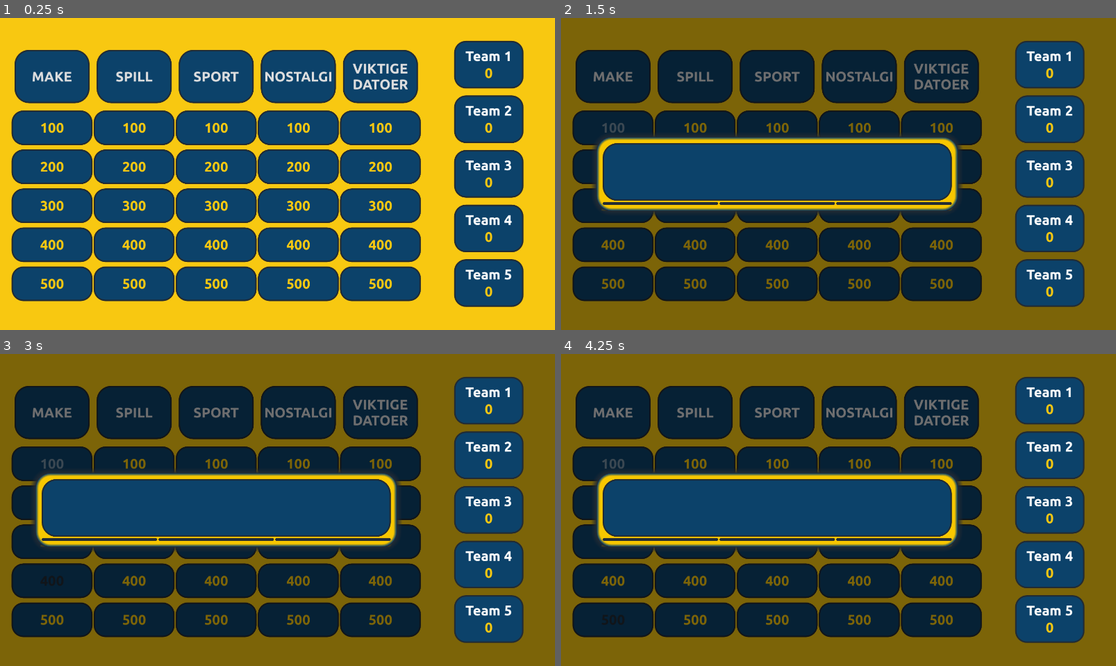
Above: before the commit, frames 1-4 (two rows, left to right).
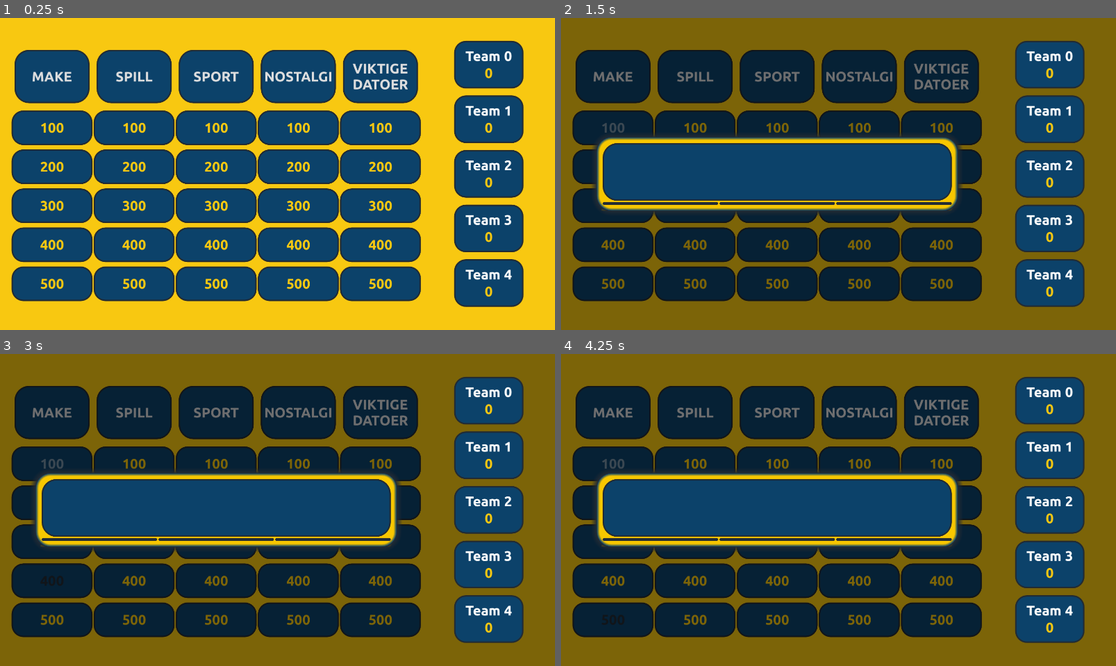
Above: after the commit, the same moments.

Repository: RobeThor/Makeopardy
Game: Godot game, scene res://scenes/game_screen.tscn
Same seed, same stepped clock (60 frames per second), same inputs: the game is played once before the commit and once after it.
Inputs:
- Up to frame 1 (0.25 s): no input
- Up to frame 2 (1.5 s): click "100" at 0.5 s; click "200" at 1.25 s
- Up to frame 3 (3 s): click "300" at 2 s; click "400" at 2.75 s
- Up to frame 4 (4.25 s): click "500" at 3.5 s

The runs differ from the first frame. In frame 1, 0.1% of the frame differs, in the area x 90-93%, y 10-84%; in frame 2, 0.1%; in frame 3, 0.1%; in frame 4, 0.1%.

Commit message:
Everything except team names

Diff:
--- a/project.godot
+++ b/project.godot
@@ -28,6 +28,34 @@
 
 project/assembly_name="Makeopardy"
 
+[input]
+
+button_0={
+"deadzone": 0.2,
+"events": [Object(InputEventKey,"resource_local_to_scene":false,"resource_name":"","device":-1,"window_id":0,"alt_pressed":false,"shift_pressed":false,"ctrl_pressed":false,"meta_pressed":false,"pressed":false,"keycode":0,"physical_keycode":48,"key_label":0,"unicode":48,"location":0,"echo":false,"script":null)
+]
+}
+button_1={
+"deadzone": 0.2,
+"events": [Object(InputEventKey,"resource_local_to_scene":false,"resource_name":"","device":-1,"window_id":0,"alt_pressed":false,"shift_pressed":false,"ctrl_pressed":false,"meta_pressed":false,"pressed":false,"keycode":0,"physical_keycode":49,"key_label":0,"unicode":49,"location":0,"echo":false,"script":null)
+]
+}
+button_2={
+"deadzone": 0.2,
+"events": [Object(InputEventKey,"resource_local_to_scene":false,"resource_name":"","device":-1,"window_id":0,"alt_pressed":false,"shift_pressed":false,"ctrl_pressed":false,"meta_pressed":false,"pressed":false,"keycode":0,"physical_keycode":50,"key_label":0,"unicode":50,"location":0,"echo":false,"script":null)
+]
+}
+button_3={
+"deadzone": 0.2,
+"events": [Object(InputEventKey,"resource_local_to_scene":false,"resource_name":"","device":-1,"window_id":0,"alt_pressed":false,"shift_pressed":false,"ctrl_pressed":false,"meta_pressed":false,"pressed":false,"keycode":0,"physical_keycode":51,"key_label":0,"unicode":51,"location":0,"echo":false,"script":null)
+]
+}
+button_4={
+"deadzone": 0.2,
+"events": [Object(InputEventKey,"resource_local_to_scene":false,"resource_name":"","device":-1,"window_id":0,"alt_pressed":false,"shift_pressed":false,"ctrl_pressed":false,"meta_pressed":false,"pressed":false,"keycode":0,"physical_keycode":52,"key_label":0,"unicode":52,"location":0,"echo":false,"script":null)
+]
+}
+
 [rendering]
 
 renderer/rendering_method="gl_compatibility"
--- a/scenes/team.tscn
+++ b/scenes/team.tscn
@@ -23,6 +23,16 @@
 default_font_size = 48
 RichTextLabel/colors/default_color = Color(0.972549, 0.784314, 0.0666667, 1)
 RichTextLabel/styles/normal = null
+
+[sub_resource type="Gradient" id="Gradient_jn8yb"]
+offsets = PackedFloat32Array(0, 0.413793, 0.655172, 0.801724, 1)
+colors = PackedColorArray(1, 1, 1, 1, 0.851018, 0.851018, 0.851018, 1, 0.556034, 0.556034, 0.556034, 1, 0.212305, 0.212305, 0.212305, 1, 0, 0, 0, 1)
+
+[sub_resource type="GradientTexture2D" id="GradientTexture2D_6pm8d"]
+gradient = SubResource("Gradient_jn8yb")
+fill = 1
+fill_from = Vector2(0.5, 0.5)
+fill_to = Vector2(0.5, 0)
 
 [node name="Team" type="MarginContainer"]
 custom_minimum_size = Vector2(260, 185)
@@ -57,3 +67,11 @@
 fit_content = true
 horizontal_alignment = 1
 vertical_alignment = 1
+
+[node name="TeamLight" type="PointLight2D" parent="."]
+light_mask = 17
+position = Vector2(130.5, 95)
+scale = Vector2(5.23438, 3.65625)
+enabled = false
+range_item_cull_mask = 17
+texture = SubResource("GradientTexture2D_6pm8d")
--- a/scripts/GlobalData.gd
+++ b/scripts/GlobalData.gd
@@ -1,21 +1,17 @@
 extends Node
+
+signal scores_updated(new_score: Array)
+signal change_current_team(teamNumber: int)
 
 var question_open: bool = false
 var teamScores: Array[int] = [0,0,0,0,0]
-var currentTeam: int = 0
+var currentTeam: int = 9
 
-# Called when the node enters the scene tree for the first time.
-func _ready() -> void:
-	pass # Replace with function body.
-
-
-# Called every frame. 'delta' is the elapsed time since the previous frame.
-func _process(delta: float) -> void:
-	pass
-
-func correctAnswer(team, score, ):
-	pass
-
-func updateScore(scoreChanges: Array[int]):
+func updateScore(scoreChanges: Array):
 	for i in range(teamScores.size()):
 		teamScores[i] += scoreChanges[i]
+	scores_updated.emit(teamScores)
+
+func changeCurrentTeam(teamNumber: int):
+	currentTeam = teamNumber
+	change_current_team.emit(teamNumber)
--- a/scripts/game_screen.gd
+++ b/scripts/game_screen.gd
@@ -8,9 +8,12 @@
 @onready var categories_container = $QuestionField/HBoxContainer2/CenterContainer/CategoriesContainer
 
 var file = "res://jeopardyFormat.json"
+var teamArray = []
 
 func _ready() -> void:
 	var json_string = FileAccess.get_file_as_string(file)
+	GlobalData.scores_updated.connect(_on_scores_updated)
+	GlobalData.change_current_team.connect(_on_change_team)
 
 	var json_as_dict: Dictionary = JSON.parse_string(json_string)
 	if !json_as_dict:
@@ -31,8 +34,8 @@
 	for i in range(5):
 		var teamInstance = team_scene.instantiate()
 		$QuestionField/HBoxContainer2/TeamContainer.add_child(teamInstance)
-		teamInstance.setTeam("Team %d" % (i+1))
-		pass
+		teamInstance.setTeam("Team %d" % (i))
+		teamArray.append(teamInstance)
 
 func _on_popup_question(reward, questionText, alt1, alt2, alt3, correctAnswer):
 	var questionContainerInstance = question_container_scene.instantiate()
@@ -45,3 +48,11 @@
 func _on_close_popup_question():
 	GlobalData.question_open = false
 	$GlobalLight.enabled = false
+
+func _on_scores_updated(new_scores: Array):
+	for i in range(5):
+		teamArray[i].setScore(new_scores[i])
+
+func _on_change_team(teamNumber: int):
+	for i in range(teamArray.size()):
+		teamArray[i].toggleLight(i == teamNumber)
--- a/scripts/question_container.gd
+++ b/scripts/question_container.gd
@@ -7,7 +7,28 @@
 var correctOption: int
 var reward: int
 
+var teamCanAnswer: Array[bool] = [true, true, true, true, true]
+
 #TODO: Add time limit? Or other way to close a question
+
+func _ready() -> void:
+	pass
+
+func _input(event: InputEvent) -> void:
+	if GlobalData.currentTeam == 9:
+		if event.is_action_pressed("button_0") && teamCanAnswer[0]:
+			GlobalData.changeCurrentTeam(0)
+		if event.is_action_pressed("button_1") && teamCanAnswer[1]:
+			GlobalData.changeCurrentTeam(1)
+		if event.is_action_pressed("button_2") && teamCanAnswer[2]:
+			GlobalData.changeCurrentTeam(2)
+		if event.is_action_pressed("button_3") && teamCanAnswer[3]:
+			GlobalData.changeCurrentTeam(3)
+		if event.is_action_pressed("button_4") && teamCanAnswer[4]:
+			GlobalData.changeCurrentTeam(4)
+
+	#TODO: keybinding for the team buttons
+	pass
 
 func setQuestionData(score, questionText, alt1, alt2, alt3, correctAnswer):
 	reward = score
@@ -19,18 +40,31 @@
 
 func closeQuestion():
 	close_popup_question.emit()
+	print(teamCanAnswer)
+	GlobalData.changeCurrentTeam(9)
 	queue_free()
 
 func correctAnswer():
 	correct_answer.emit(GlobalData.currentTeam, reward)
+	var scoreArray := [0,0,0,0,0]
+	scoreArray[GlobalData.currentTeam] += reward
+	GlobalData.updateScore(scoreArray)
 	closeQuestion()
 
 func wrongAnswer(buttonNumber):
+	teamCanAnswer[GlobalData.currentTeam] = false
 	wrong_answer.emit(GlobalData.currentTeam, reward/2)
 	get_node("QuestionBox/OptionsList/Option%d" %buttonNumber).disabled = true
-	# lose half reward
+
+	var scoreArray := [0,0,0,0,0]
+	scoreArray[GlobalData.currentTeam] -= reward/2
+	GlobalData.updateScore(scoreArray)
+
+	GlobalData.changeCurrentTeam(9)
 
 func _on_option_1_pressed() -> void:
+	if GlobalData.currentTeam == 9:
+		return
 	if correctOption != 1:
 		wrongAnswer(1)
 		return
@@ -39,6 +73,8 @@
 
 
 func _on_option_2_pressed() -> void:
+	if GlobalData.currentTeam == 9:
+		return
 	if correctOption != 2:
 		wrongAnswer(2)
 		return
@@ -47,6 +83,8 @@
 
 
 func _on_option_3_pressed() -> void:
+	if GlobalData.currentTeam == 9:
+		return
 	if correctOption != 3:
 		wrongAnswer(3)
 		return
--- a/scripts/team.gd
+++ b/scripts/team.gd
@@ -13,3 +13,9 @@
 func setTeam(teamName: String):
 	$VBoxContainer/TeamName.text = teamName
 	$VBoxContainer/Score.text = "0"
+
+func setScore(score: int):
+	$VBoxContainer/Score.text = str(score)
+
+func toggleLight(state: bool):
+	$TeamLight.enabled = state
Not shown: 1 places in scenes/team.tscn that only renumber resources
Not shown, changed: .gitignore
